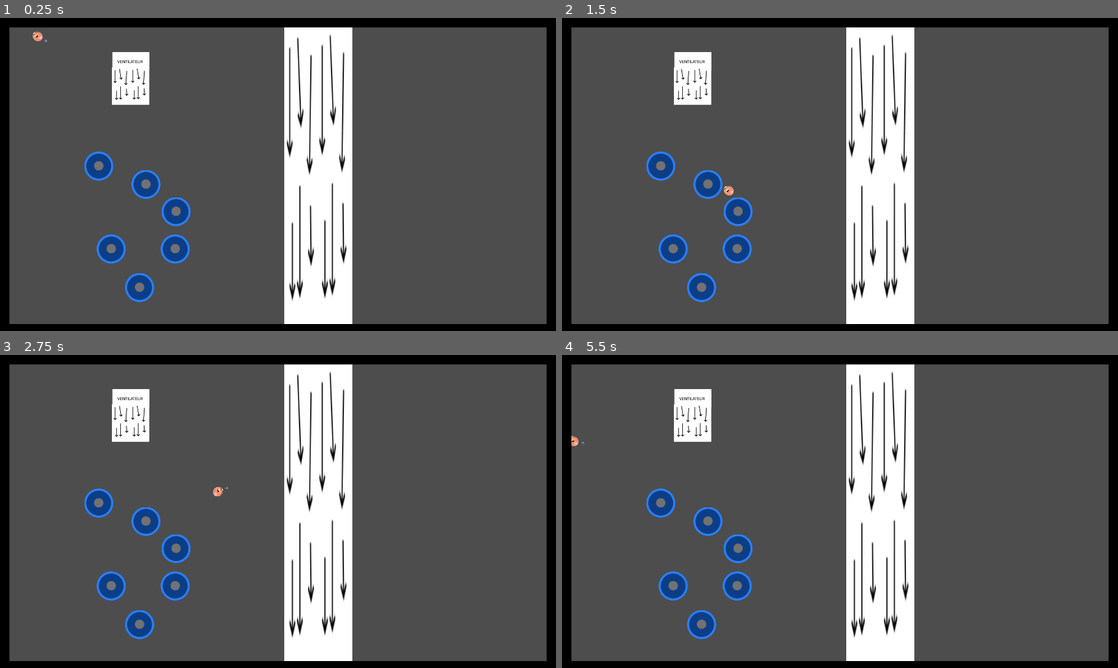
Above: before the commit, frames 1-4 (two rows, left to right).
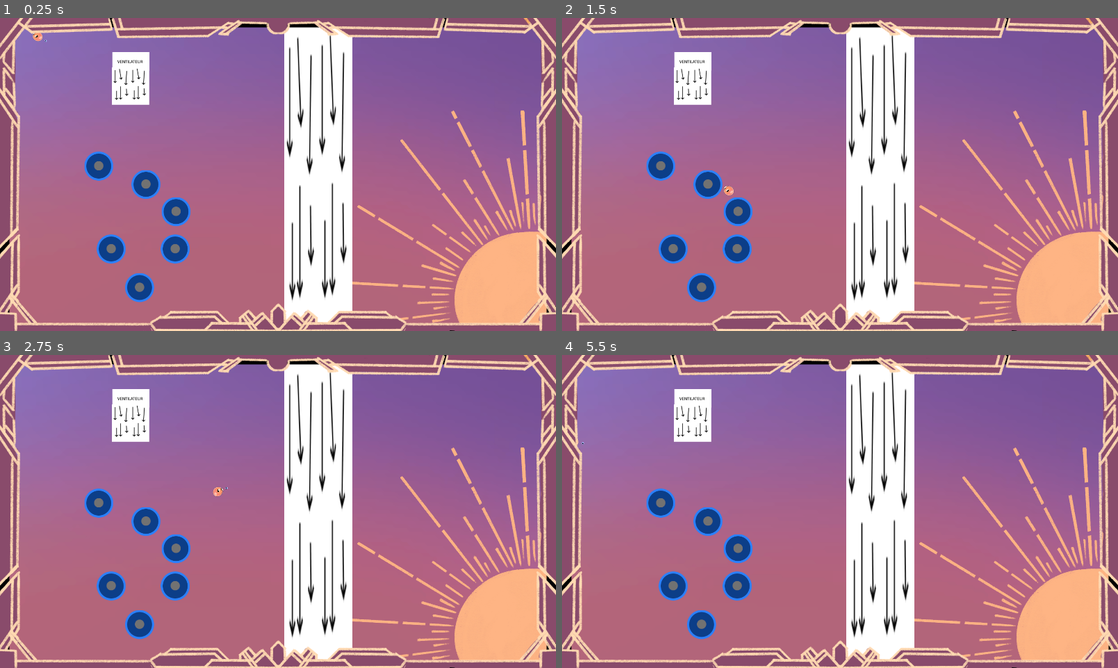
Above: after the commit, the same moments.

Repository: davifarhi/GGJ25-CrashSim-Untitled
Game: Godot game, scene res://scenes/TestPhysique.tscn
Two runs of this game, one before a commit and one after it. Both use one fixed random seed, a clock stepped at 60 frames per second and the inputs below.
Inputs (mouse positions are in pixels of both pictures, inside the frame that each line leads up to):
- Up to frame 1 (0.25 s): no input
- Up to frame 2 (1.5 s): tap Enter at 0.5 s; move the mouse to (962, 158) at 0.52 s; click (962, 158) at 0.6 s; move the mouse to (728, 190) at 1.27 s; tap Delete at 1.35 s
- Up to frame 3 (2.75 s): tap Space at 2 s; move the mouse to (333, 442) at 2.02 s; click (333, 442) at 2.1 s
- Up to frame 4 (5.5 s): move the mouse to (812, 574) at 2.77 s; tap Delete at 2.85, 4.35 s; move the mouse to (1006, 558) at 3.52 s; click (1006, 558) at 3.6 s; move the mouse to (673, 464) at 4.27 s; tap Enter at 5 s; move the mouse to (867, 511) at 5.02 s; click (867, 511) at 5.1 s

The runs differ from the first frame. In frame 1, 85% of the frame differs, in the area x 0-100%, y 0-100%; in frame 2, 85%; in frame 3, 85%; in frame 4, 85%.

Commit message:
Integrate level decoration v1

Diff:
--- a/ggj-crashsim-untilted/scenes/TestKillingBoubou.tscn
+++ b/ggj-crashsim-untilted/scenes/TestKillingBoubou.tscn
@@ -1,9 +1,10 @@
-[gd_scene load_steps=5 format=4 uid="uid://dr1fnb86o24qg"]
+[gd_scene load_steps=6 format=4 uid="uid://dr1fnb86o24qg"]
 
 [ext_resource type="PackedScene" uid="uid://b6j1f4wg7fctp" path="res://scenes/Boubou.tscn" id="2_ocxpv"]
 [ext_resource type="PackedScene" uid="uid://b3gda251w5tng" path="res://scenes/BaseMapTileMap.tscn" id="3_1lafp"]
 [ext_resource type="PackedScene" uid="uid://b012f4a87qq77" path="res://scenes/obstacles/spikes_4.tscn" id="3_u6bp2"]
 [ext_resource type="PackedScene" uid="uid://cxwk8f467r5uj" path="res://scenes/obstacles/spike_wall.tscn" id="4_5s7me"]
+[ext_resource type="PackedScene" uid="uid://bqtpxlro4lj3d" path="res://scenes/obstacles/level_decoration.tscn" id="5_xx655"]
 
 [node name="Node2D" type="Node2D"]
 
@@ -20,3 +21,5 @@
 [node name="SpikeWall" parent="." instance=ExtResource("4_5s7me")]
 position = Vector2(336, 706)
 rotation = -0.505867
+
+[node name="LevelDecoration" parent="." instance=ExtResource("5_xx655")]
--- a/ggj-crashsim-untilted/scenes/TestPhysique.tscn
+++ b/ggj-crashsim-untilted/scenes/TestPhysique.tscn
@@ -1,10 +1,11 @@
-[gd_scene load_steps=6 format=4 uid="uid://cc2eu2n0fag1s"]
+[gd_scene load_steps=7 format=4 uid="uid://cc2eu2n0fag1s"]
 
 [ext_resource type="PackedScene" uid="uid://b6j1f4wg7fctp" path="res://scenes/Boubou.tscn" id="1_tasia"]
 [ext_resource type="Texture2D" uid="uid://c5onrtjhnjcfu" path="res://assets/WindCollision.png" id="2_3b3qt"]
 [ext_resource type="PackedScene" uid="uid://wakg8ukvu4bk" path="res://scenes/obstacles/round_bumper.tscn" id="2_pe7dj"]
 [ext_resource type="PackedScene" uid="uid://b3gda251w5tng" path="res://scenes/BaseMapTileMap.tscn" id="3_cuq61"]
 [ext_resource type="PackedScene" uid="uid://dr8qcb8xad7lc" path="res://scenes/obstacles/wind_turbine.tscn" id="4_mii5k"]
+[ext_resource type="PackedScene" uid="uid://bqtpxlro4lj3d" path="res://scenes/obstacles/level_decoration.tscn" id="6_deit5"]
 
 [node name="Node2D" type="Node2D"]
 
@@ -51,3 +52,5 @@
 
 [node name="RoundBumper6" parent="." instance=ExtResource("2_pe7dj")]
 position = Vector2(482, 930)
+
+[node name="LevelDecoration" parent="." instance=ExtResource("6_deit5")]
--- /dev/null
+++ b/ggj-crashsim-untilted/scenes/obstacles/level_decoration.tscn
@@ -0,0 +1,18 @@
+[gd_scene load_steps=3 format=3 uid="uid://bqtpxlro4lj3d"]
+
+[ext_resource type="Texture2D" uid="uid://c3fc27m7ff1ht" path="res://assets/LevelBackground.png" id="1_vlwus"]
+[ext_resource type="Texture2D" uid="uid://cipfoonj5s7np" path="res://assets/LevelForeground.png" id="2_kqdls"]
+
+[node name="LevelDecoration" type="Node2D"]
+
+[node name="Background" type="Sprite2D" parent="."]
+z_index = -1000
+scale = Vector2(0.5, 0.5)
+texture = ExtResource("1_vlwus")
+centered = false
+
+[node name="Foreground" type="Sprite2D" parent="."]
+z_index = 1000
+scale = Vector2(0.5, 0.5)
+texture = ExtResource("2_kqdls")
+centered = false
Binary file added: ggj-crashsim-untilted/assets/LevelBackground.png
Not shown, added: ggj-crashsim-untilted/assets/LevelBackground.png.import
Binary file added: ggj-crashsim-untilted/assets/LevelForeground.png
Not shown, added: ggj-crashsim-untilted/assets/LevelForeground.png.import
